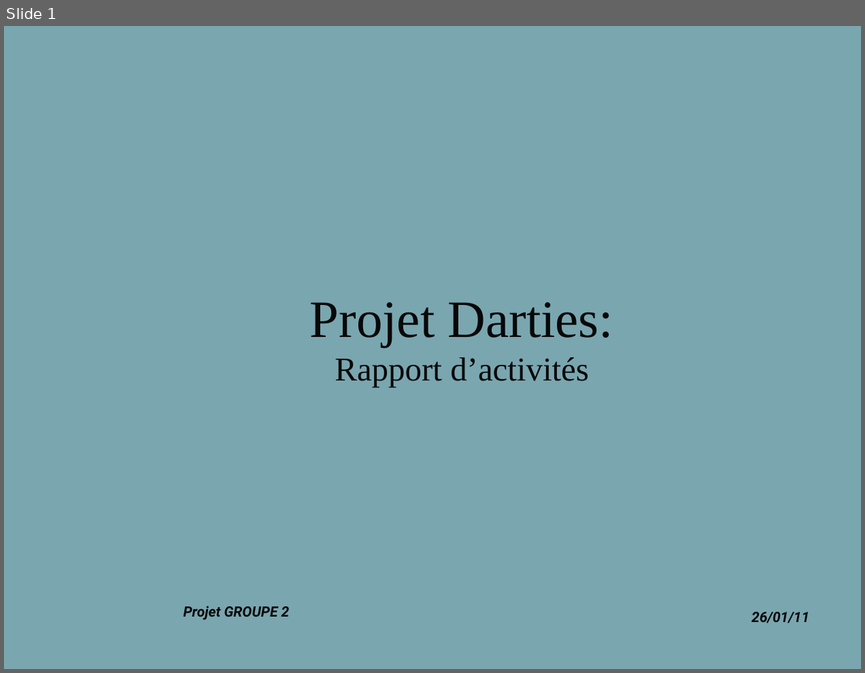
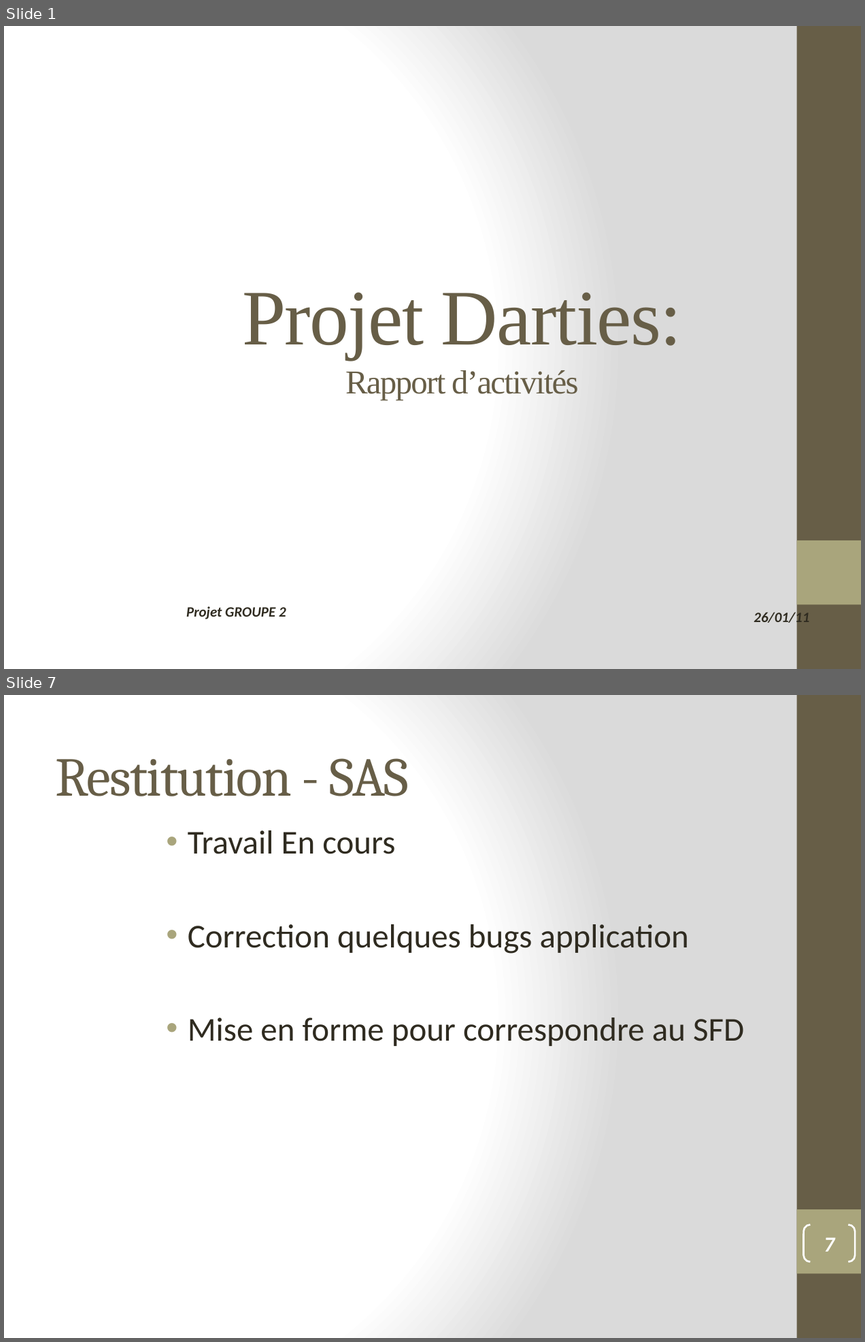
Before and after one commit to lobtec/dartiesgroupe2, a slide deck: PROJET/Presentation/PRE_26-01-11.pptx. Shown one above the other, each under a label of ours: slide 1 before the commit, slides 1 and 7 after it; the slides between them are not shown. The pictures are 865x673 and 865x1342 pixels, drawn with LibreOffice and Linux fonts; fonts in the diff are those of the drawing; background and template pictures are left out. Boxes give left, top, right and bottom in pixels: in the first picture for what was removed or moved away, otherwise in the second. Text is boxed around its words. In the diff, an @@ line names an element or a change of style, - is before the commit and + after.

```diff
--- a/PROJET/Presentation/PRE_26-01-11.pptx
+++ b/PROJET/Presentation/PRE_26-01-11.pptx
@@ slide 7 added at (4,695,861,1338), background gradient #FFFFFF to #DADADA; not listed: 2 template elements that a slide beside it also shows @@
@@ title added at (56,758,409,796), 46 pt, text #675E47 @@
+Restitution - SAS
@@ text added at (188,830,744,1046), 28 pt, text #2F2B20 @@
+• Travail En cours
+• Correction quelques bugs application
+• Mise en forme pour correspondre au SFD
@@ page number added at (804,1225,855,1261), outline #FFFFFF 1.5 pt, 18 pt, text #FFFFFF @@
+7
@@ slide 1 changed as well @@
@@ background picture (left out) to gradient #FFFFFF to #DADADA @@
@@ rectangle added at (797,26,861,669), fill #675E47 @@
@@ title "Projet Darties: Rapport d’activités" at (242,292,681,400): size 44 to 66 pt in "Projet Darties:"; text colour #080808 to #675E47, letter spacing 0 to -1 pt; vertical alignment middle to bottom @@
@@ rectangle added at (797,540,861,604), fill #A9A57C @@
@@ text "Projet GROUPE 2" at (186,606,286,619): font Roboto to Calibri, text colour #080808 to #2F2B20 @@
@@ text "26/01/11" at (753,609,809,626): font Roboto to Calibri, text colour #080808 to #2F2B20 @@
```
Also in this commit, not shown: 2 other slides changed, 5 other slides added.
